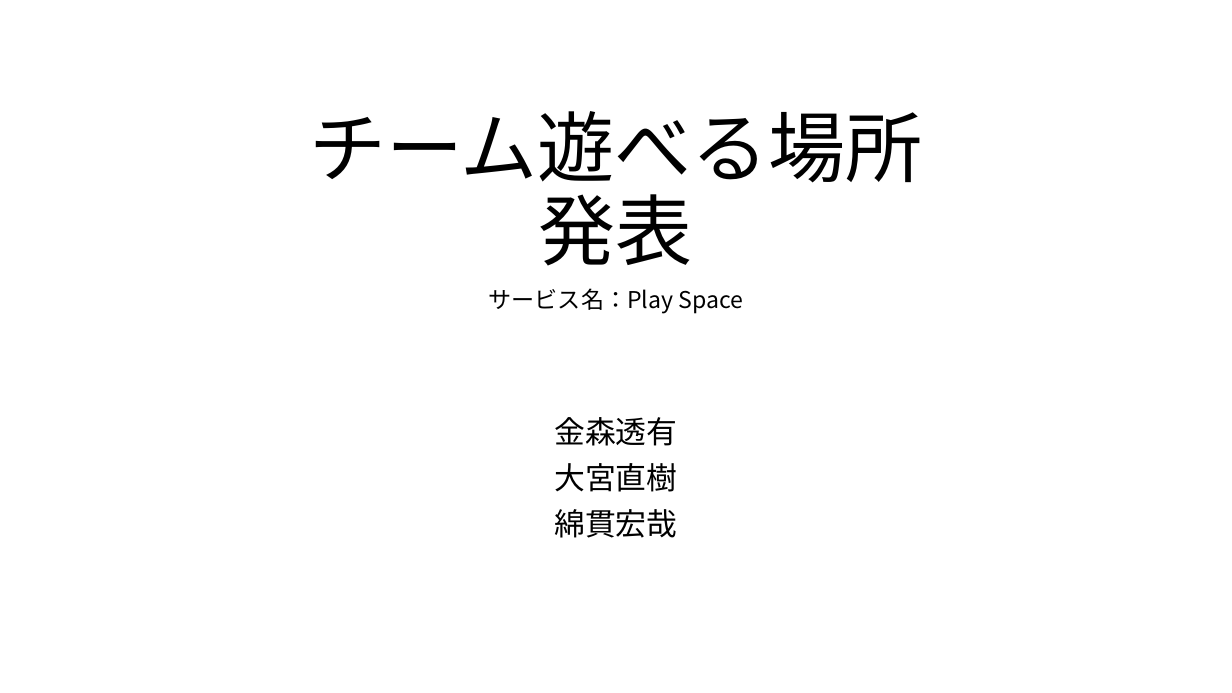
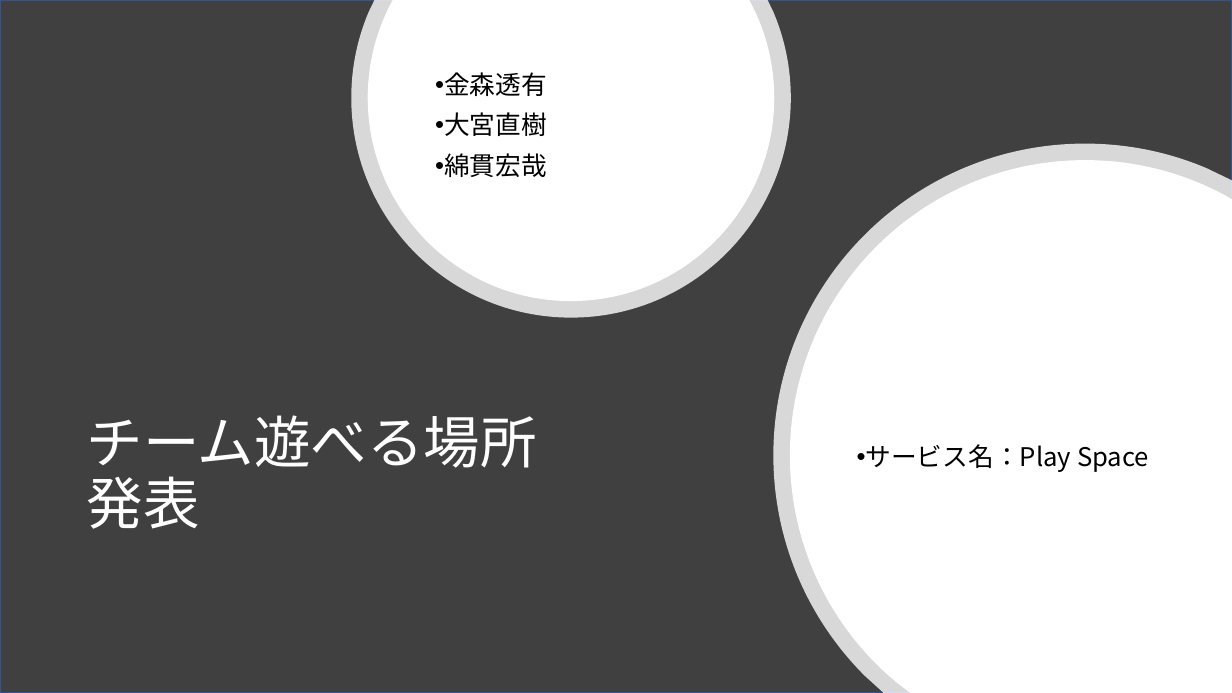
Before and after one commit to limich001/PlaySpace, a slide deck: slide 1 of プレゼンのやつ.pptx. Drawn at 1232x693 pixels with LibreOffice and Linux fonts; fonts in the diff are those of the drawing. Boxes give left, top, right and bottom in pixels: in the first picture for what was removed or moved away, otherwise in the second. Text is boxed around its words. In the diff, an @@ line names an element or a change of style, - is before the commit and + after.

```diff
--- a/プレゼンのやつ.pptx
+++ b/プレゼンのやつ.pptx
@@ rectangle added at [0,0,1232,693], fill #404040, outline #325491 1 pt @@
@@ freeform shape added at [351,0,791,318], fill #FFFFFF at 80% opacity @@
@@ freeform shape added at [368,0,775,301], fill #FFFFFF @@
@@ subtitle "金森透有": place and size @@
-subtitle "金森透有" at [554,417,677,538]
+subtitle "金森透有" at [444,72,547,177]
@@ subtitle "金森透有" at [444,72,547,177]: size 24 to 20 pt; alignment centre to left; bullet none to •; vertical alignment top to middle @@
@@ freeform shape added at [774,143,1232,693], fill #FFFFFF at 80% opacity @@
@@ freeform shape added at [790,160,1232,693], fill #FFFFFF @@
@@ text "サービス名：Play Space": place and size @@
-text "サービス名：Play Space" at [489,288,744,314]
+text "サービス名：Play Space" at [866,444,1149,472]
@@ text "サービス名：Play Space" at [866,444,1149,472]: size 18 to 20 pt; alignment centre to left; bullet none to •; line spacing 1 to 0.9; more space between paragraphs; vertical alignment top to middle @@
@@ title "チーム遊べる場所 発表": place and size @@
-title "チーム遊べる場所 発表" at [309,111,923,266]
+title "チーム遊べる場所 発表" at [87,415,537,529]
@@ title "チーム遊べる場所 発表" at [87,415,537,529]: size 60 to 44 pt, text colour #000000 to #FFFFFF; alignment centre to left; vertical alignment bottom to middle @@
```
Also in this commit, not shown: 8 other slides changed, 3 slides added.
